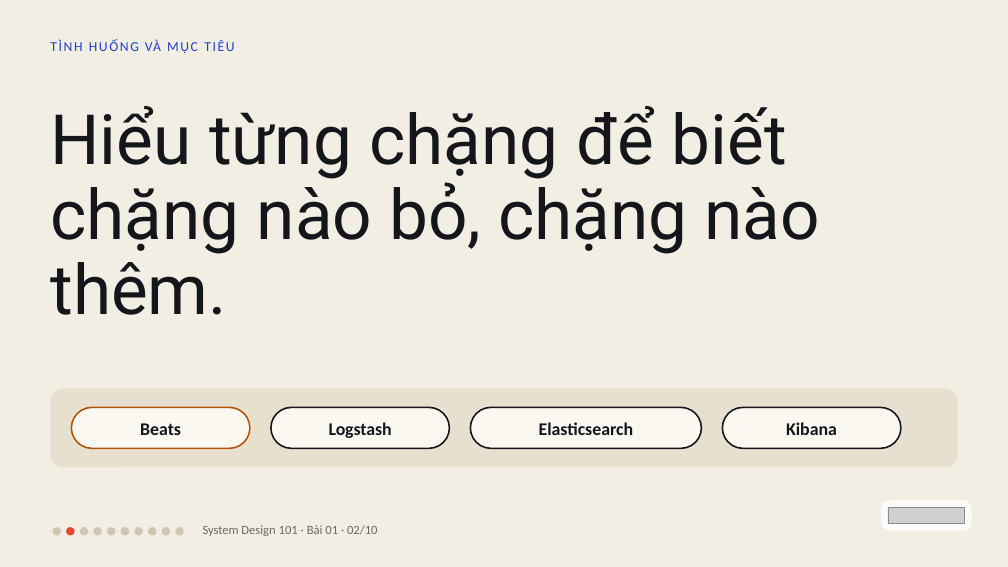
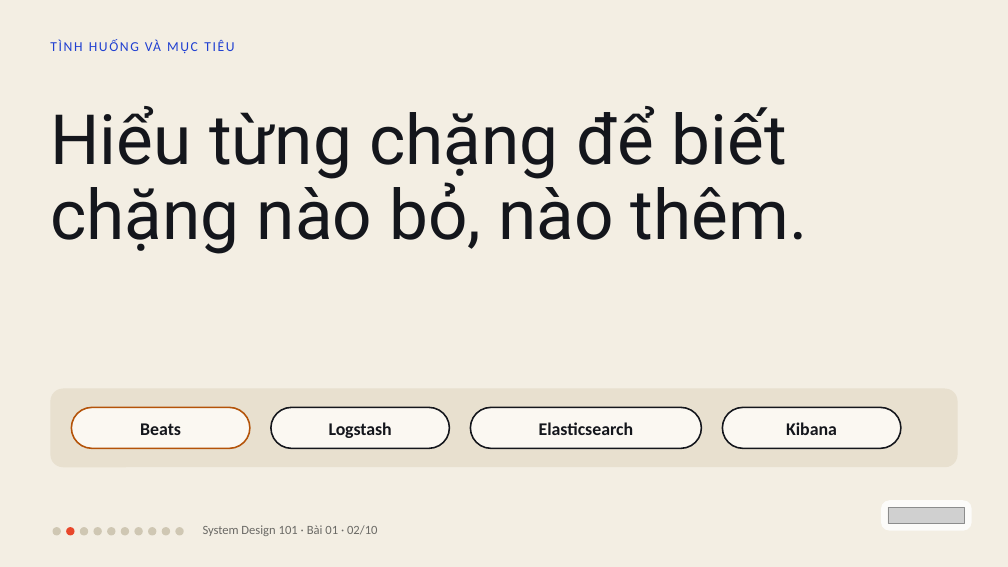
Before and after one commit to vohoailinh90/tool-marketing-studio, a slide deck: slide 2 of system-design-101/vi/lessons/sd-06-001/slides/sd-06-001.pptx. Drawn at 1008x567 pixels with LibreOffice and Linux fonts; fonts in the diff are those of the drawing; grey boxes stand for pictures. Boxes give left, top, right and bottom in pixels: in the first picture for what was removed or moved away, otherwise in the second. Text is boxed around its words. In the diff, an @@ line names an element or a change of style, - is before the commit and + after.

```diff
--- a/system-design-101/vi/lessons/sd-06-001/slides/sd-06-001.pptx
+++ b/system-design-101/vi/lessons/sd-06-001/slides/sd-06-001.pptx
@@ text at bbox=[50, 106, 808, 254]: text changed @@
-Hiểu từng chặng để biết chặng nào bỏ, chặng nào thêm.
+Hiểu từng chặng để biết chặng nào bỏ, nào thêm.
```
Also in this commit, not shown: 1 other slide changed, 3 other files.
